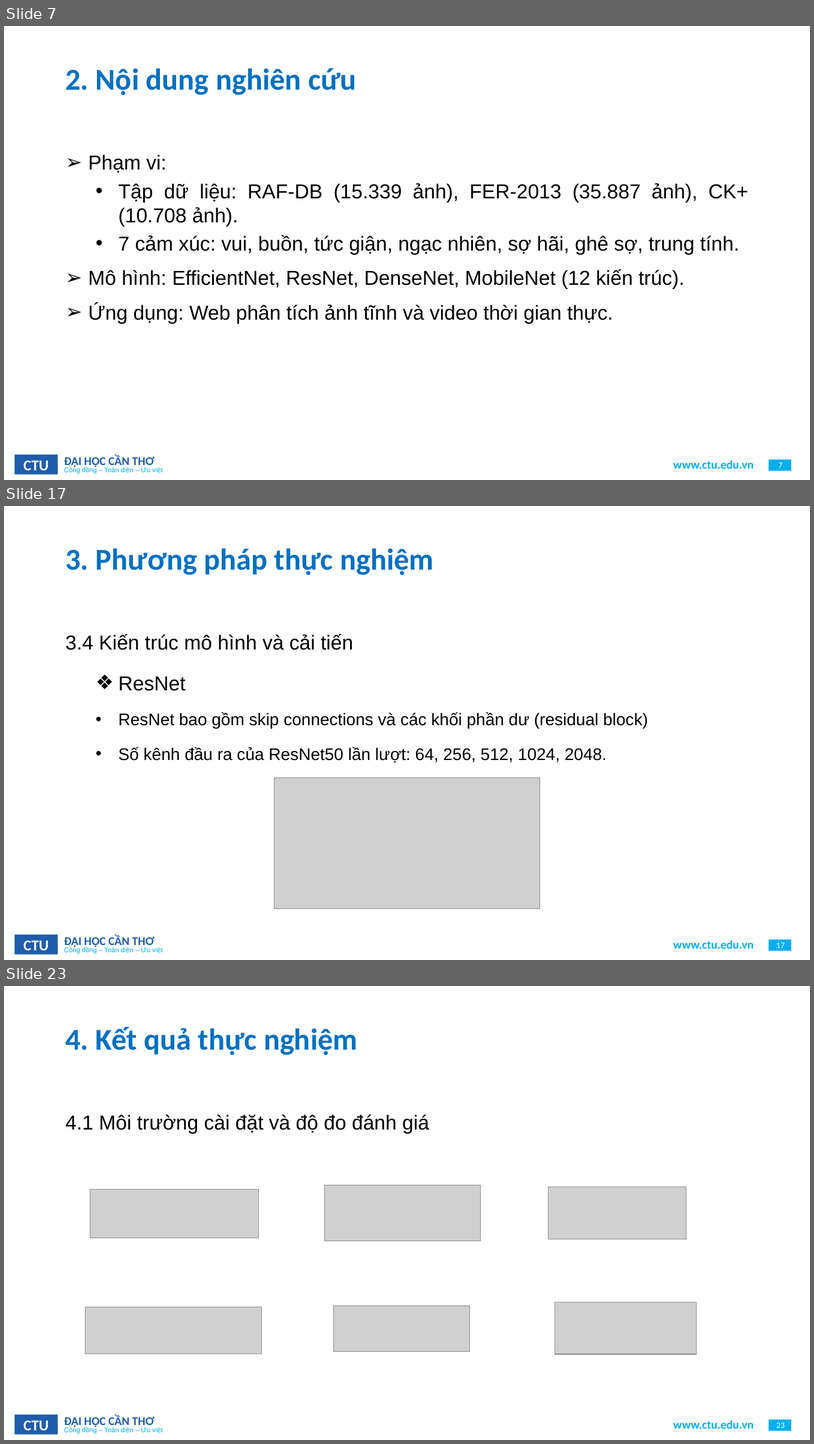
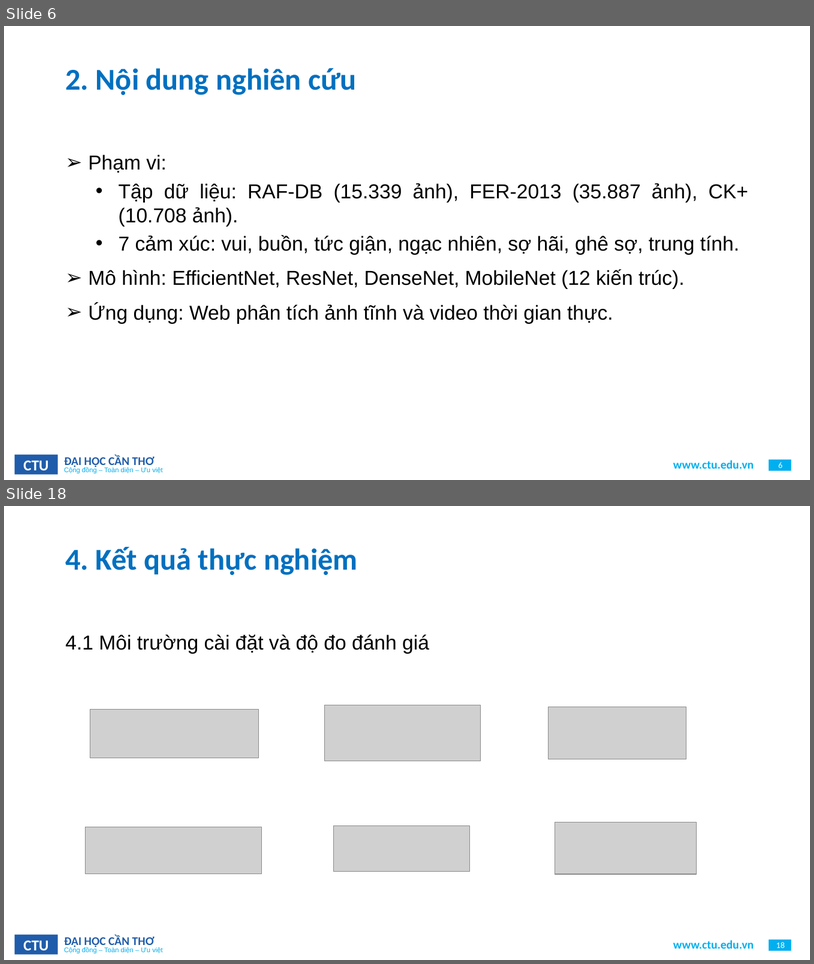
Before and after one commit to Viet0904/FER, a slide deck: BaoCao/B2111908_LuanVan.pptx. Shown one above the other, each under a label of ours: slides 7, 17 and 23 before the commit, slides 6 and 18 after it; the slides between them are not shown. The pictures are 814x1444 and 814x964 pixels, drawn with LibreOffice and Linux fonts; fonts in the diff are those of the drawing; grey boxes stand for pictures; background and template pictures are left out. Boxes give left, top, right and bottom in pixels: in the first picture for what was removed or moved away, otherwise in the second. Text is boxed around its words. In the diff, an @@ line names an element or a change of style, - is before the commit and + after.

```diff
--- a/BaoCao/B2111908_LuanVan.pptx
+++ b/BaoCao/B2111908_LuanVan.pptx
@@ slide 17 removed at (4, 506, 810, 960), background #FFFFFF; not listed: 7 template elements that a slide beside it also shows @@
@@ title removed at (65, 548, 434, 575) @@
-3. Phương pháp thực nghiệm
@@ text removed at (65, 634, 648, 763) @@
-3.4 Kiến trúc mô hình và cải tiến
-  ❖ ResNet
-  • ResNet bao gồm skip connections và các khối phần dư (residual block)
-  • Số kênh đầu ra của ResNet50 lần lượt: 64, 256, 512, 1024, 2048.
@@ picture removed at (275, 778, 540, 909) @@
@@ what was slide 7 is now slide 6 @@
@@ page number at (779, 462, 783, 468): text changed @@
-7
+6
@@ what was slide 23 is now slide 18 @@
@@ page number at (777, 942, 785, 948): text changed @@
-23
+18
```
Also in this commit, not shown: 10 slides changed, 5 slides added, 9 other slides removed, 7 other files.
